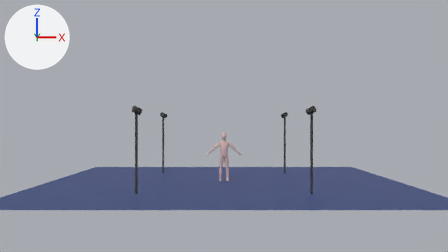
One commit to the Blender file 3D_stage/opti_chocolate_stage_circle.blend: the scene before it, then after it.
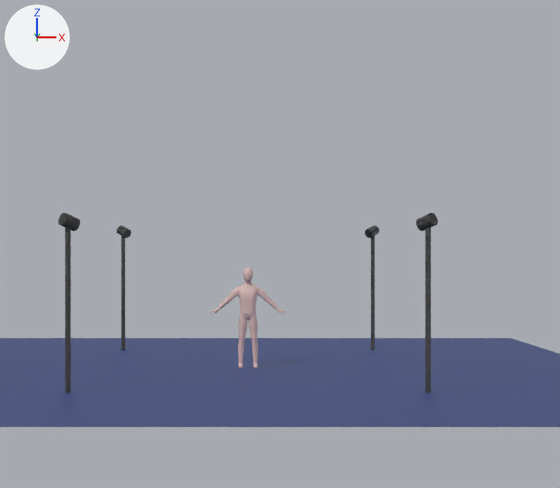
There are two pictures of each version: one from the file's camera 'Camera', one close up on the part from 23% to 84% of the width and 1% to 95% of the height. Arrows for +X, +Y and +Z are at upper left; the lights stay in place.

Before the edit, the objects in view are built like this:
```python
me_cube_002 = bpy.data.meshes.new('Cube.002')
me_cube_002.from_pydata(...)  # 1217 vertices, 1278 faces, 6 loose edges; spans x -0.02..1.81, y -0.35..0.34, z 0.0..4.82
me_cube_002.materials.append(mat_material_001)  # pink #d9b9b4
me_cylinder = bpy.data.meshes.new('Cylinder')
me_cylinder.from_pydata(...)  # 128 vertices, 68 faces; spans x -4.37..3.56, y -4.35..3.6, z 0.0..2.17
me_cylinder.materials.append(mat_material_002)  # dark grey #5a5a5a
me_plane = bpy.data.meshes.new('Plane')
me_plane.from_pydata(...)  # 49 vertices, 36 faces; spans x -1.0..1.0, y -1.0..1.0, z 0.0
me_plane.materials.append(mat_material)  # blue #304582
ob_cube_002 = bpy.data.objects.new('Cube.002', me_cube_002)
ob_cube_002.location = (0.0, 0.0, 0.0)
ob_cube_002.scale = (0.35, 0.35, 0.35)
_m = ob_cube_002.modifiers.new('Mirror', 'MIRROR')
ob_floor = bpy.data.objects.new('Floor', me_plane)
ob_floor.location = (0.0, 0.0, 0.0)
ob_floor.scale = (6.0, 6.0, 0.0)
ob_opti_cam = bpy.data.objects.new('Opti_cam', me_cylinder)
ob_opti_cam.location = (2.5, 3.15, 0.0)
ob_opti_cam.scale = (0.0373, 0.0373, 1.15)
_m = ob_opti_cam.modifiers.new('Mirror', 'MIRROR')
_m.mirror_object = ob_center
_m = ob_opti_cam.modifiers.new('Mirror.001', 'MIRROR')
_m.use_axis = (True, True, False)
_m.mirror_object = ob_center
```
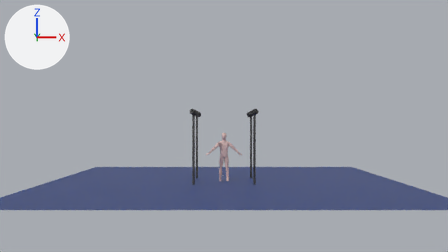
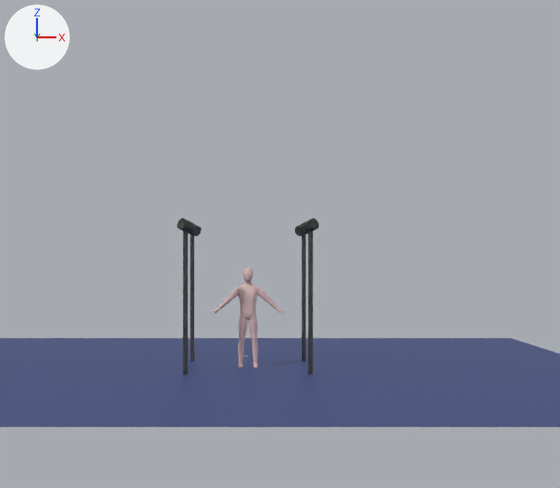
The change, as a list of edits to the scene's bpy script:
```text
Change ob_opti_cam:
    ob_opti_cam.location: (2.5, 3.15, 0.0) -> (1.0, 1.0, 0.0)
```

Location of each change, [x1, y1, x2, y2] in pixels of the close-ups (560 x 488 px):
'Opti_cam', moved
    before: [58, 213, 438, 393]
    after: [177, 218, 319, 374]
